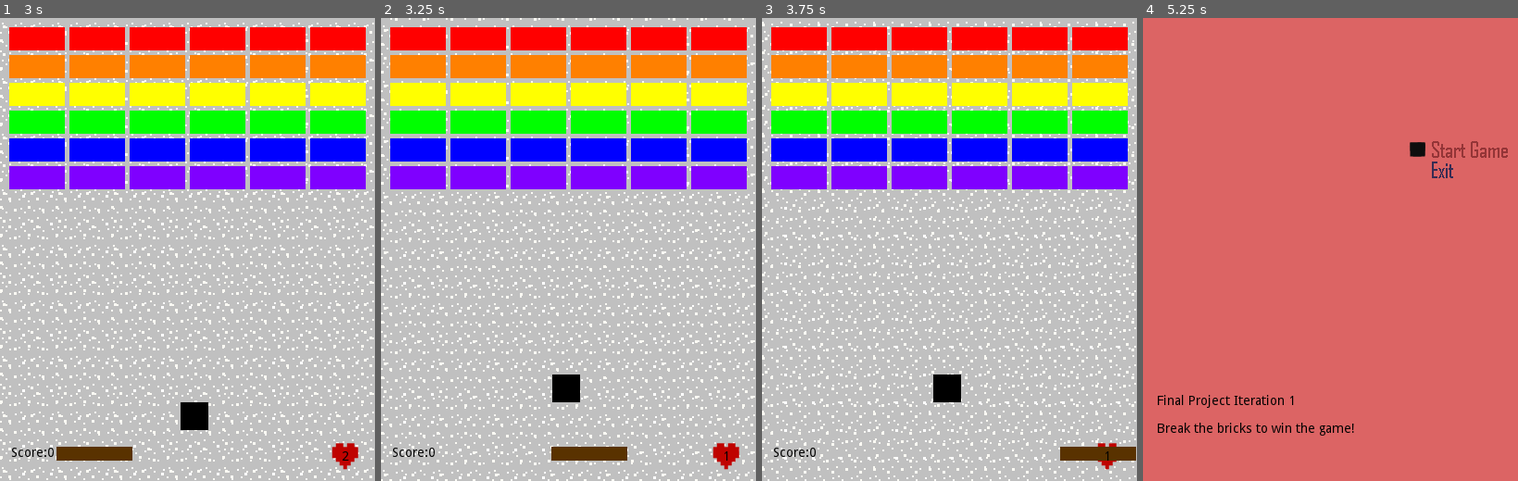
Above: before the commit, frames 1-4 (left to right).
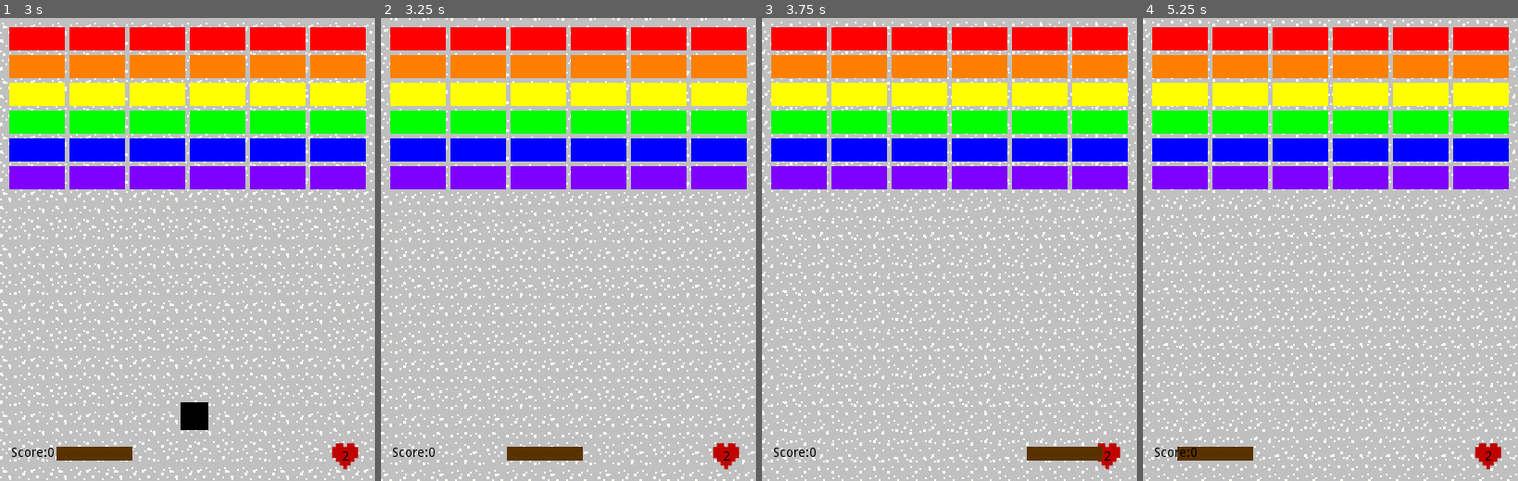
Above: after the commit, the same moments.

Repository: CodyMiner/FP-Breaker-Breaker
Game: Godot game, scene res://src/TitleScreen.tscn
Same seed, same stepped clock (60 frames per second), same inputs: the game is played once before the commit and once after it.
Inputs (mouse positions are in pixels of both pictures, inside the frame that each line leads up to):
- Up to frame 1 (3 s): click (315, 147) at 0.5 s; tap Enter (enter) at 1.25, 2.1 s; hold D (go_right) 1.28-2.03 s; hold Enter (enter) 1.28-2.03 s; hold A (go_left) 2.03-2.78 s; hold D (go_right) from 2.78 s (still down); hold Enter (enter) from 2.78 s (still down)
- Up to frame 2 (3.25 s): keep holding D (go_right); keep holding Enter (enter)
- Up to frame 3 (3.75 s): keep holding D (go_right); release Enter (enter) at 3.53 s; tap Enter (enter) at 3.6 s
- Up to frame 4 (5.25 s): release D (go_right) at 4.28 s; hold Enter (enter) 4.28-5.03 s; hold A (go_left) from 4.28 s (still down); tap Enter (enter) at 5.1 s

Frame 1 is identical in both runs. In frame 2, 1.2% of the frame differs, in the area x 33-94%, y 77-96%; in frame 3, 1.0%; in frame 4, 100%, in the area x 0-100%, y 0-100%.

Commit message:
Make cursor visible

Diff:
--- a/project/src/Background.gd
+++ b/project/src/Background.gd
@@ -40,7 +40,6 @@
 	randomize()
 	level = 0
 	_setup_level()
-	Input.set_mouse_mode(Input.MOUSE_MODE_HIDDEN)
 	set_process_input(true)
 
 
--- a/project/src/Ball.gd
+++ b/project/src/Ball.gd
@@ -5,7 +5,12 @@
 
 func _on_Ball_body_exited(_body):
 	var Background = get_parent()
-	var _is_only_ball = true
+
+	var _num_balls := 0
+	for child in Background.get_children():
+		if child.name == "Ball":
+			_num_balls += 1
+	var _is_only_ball = _num_balls == 1
 
 	if _body.has_method("hit"):
 		_body.hit()
@@ -15,13 +20,14 @@
 			Background.level += 1
 			Background._setup_level()
 			queue_free()
-	elif _body.has_method("gameover") and _is_only_ball: # Bottom
-		Background.lives -= 1
-		LivesLabel.liveslabel =  Background.lives
-		if Background.lives < 1:
-			_body.gameover()
-		else:
-			Background.respawn_ball()
+	elif _body.has_method("gameover"): # Bottom
+		if _is_only_ball:
+			Background.lives -= 1
+			LivesLabel.liveslabel =  Background.lives
+			if Background.lives < 1:
+				_body.gameover()
+			else:
+				Background.respawn_ball()
 		queue_free()
 
 	var _random_x := (randf()-0.5) * 20.0
